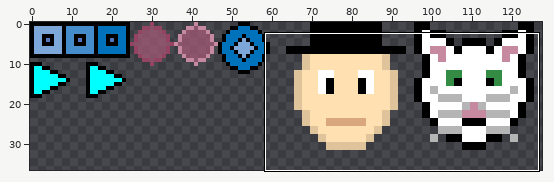
Sprite sheet: Tests/Examples/Content/SpriteSheets/UISpriteSheet.png. The first picture is a wide view before the edit; the outline marks the close-up.
Close-up. Before:
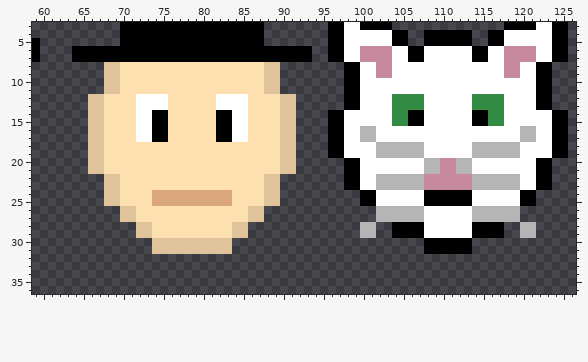
The file is 128x128 pixels. Shown: x 59..126, y 3..36. The wide view leaves out empty margins.
And afterwards:
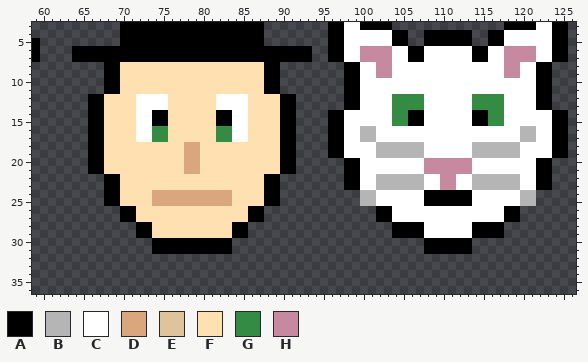
Palette (. is transparent): A #000000  B #b5b5b5  C #ffffff  D #daa67e  E #dec39b  F #ffe1b1  G #348b44  H #c789a0
What changed:
@@ x 59..126 @@
  7 A....AAAAAAAAAAAAAAAAAAAAAAAAAAAAAA..AACCHHHHCCAACCCCCCAACCHHHHCCAA.
- 8 .........EEFFFFFFFFFFFFFFFFFFEE........AACCHHCCCCCCCCCCCCCCHHCCAA...
- 9 .........EEFFFFFFFFFFFFFFFFFFEE........AACCHHCCCCCCCCCCCCCCHHCCAA...
-10 .........EEFFFFFFFFFFFFFFFFFFEE........AACCCCCCCCCCCCCCCCCCCCCCAA...
-11 .........EEFFFFFFFFFFFFFFFFFFEE........AACCCCCCCCCCCCCCCCCCCCCCAA...
-12 .......EEFFFFCCCCFFFFFFCCCCFFFFEE......AACCCCGGGGCCCCCCGGGGCCCCAA...
-13 .......EEFFFFCCCCFFFFFFCCCCFFFFEE......AACCCCGGGGCCCCCCGGGGCCCCAA...
-14 .......EEFFFFCCAAFFFFFFAACCFFFFEE....AACCCCCCGGAACCCCCCAAGGCCCCCCAA.
-15 .......EEFFFFCCAAFFFFFFAACCFFFFEE....AACCCCCCGGAACCCCCCAAGGCCCCCCAA.
-16 .......EEFFFFCCAAFFFFFFAACCFFFFEE....AACCBBCCCCCCCCCCCCCCCCCCBBCCAA.
-17 .......EEFFFFCCAAFFFFFFAACCFFFFEE....AACCBBCCCCCCCCCCCCCCCCCCBBCCAA.
-18 .......EEFFFFFFFFFFFFFFFFFFFFFFEE....AACCCCBBBBBBCCCCCCBBBBBBCCCCAA.
-19 .......EEFFFFFFFFFFFFFFFFFFFFFFEE....AACCCCBBBBBBCCCCCCBBBBBBCCCCAA.
-20 .......EEFFFFFFFFFFFFFFFFFFFFFFEE......AACCCCCCCCBBHHBBCCCCCCCCAA...
-21 .......EEFFFFFFFFFFFFFFFFFFFFFFEE......AACCCCCCCCBBHHBBCCCCCCCCAA...
-22 .........EEFFFFFFFFFFFFFFFFFFEE........AACCBBBBBBHHHHHHBBBBBBCCAA...
-23 .........EEFFFFFFFFFFFFFFFFFFEE........AACCBBBBBBHHHHHHBBBBBBCCAA...
-24 .........EEFFFFDDDDDDDDDDFFFFEE..........AACCCCCCAAAAAACCCCCCAA.....
-25 .........EEFFFFDDDDDDDDDDFFFFEE..........AACCCCCCAAAAAACCCCCCAA.....
-26 ...........EEFFFFFFFFFFFFFFEE..............BBBBBBCCCCCCBBBBBB.......
-27 ...........EEFFFFFFFFFFFFFFEE..............BBBBBBCCCCCCBBBBBB.......
-28 .............EEFFFFFFFFFFEE..............BB..AAAACCCCCCAAAA..BB.....
-29 .............EEFFFFFFFFFFEE..............BB..AAAACCCCCCAAAA..BB.....
-30 ...............EEEEEEEEEE........................AAAAAA.............
-31 ...............EEEEEEEEEE........................AAAAAA.............
+ 8 .........AAFFFFFFFFFFFFFFFFFFAA........AACCHHCCCCCCCCCCCCCCHHCCAA...
+ 9 .........AAFFFFFFFFFFFFFFFFFFAA........AACCHHCCCCCCCCCCCCCCHHCCAA...
+10 .........AAFFFFFFFFFFFFFFFFFFAA........AACCCCCCCCCCCCCCCCCCCCCCAA...
+11 .........AAFFFFFFFFFFFFFFFFFFAA........AACCCCCCCCCCCCCCCCCCCCCCAA...
+12 .......AAFFFFCCCCFFFFFFCCCCFFFFAA......AACCCCGGGGCCCCCCGGGGCCCCAA...
+13 .......AAFFFFCCCCFFFFFFCCCCFFFFAA......AACCCCGGGGCCCCCCGGGGCCCCAA...
+14 .......AAFFFFCCAAFFFFFFAACCFFFFAA....AACCCCCCGGAACCCCCCAAGGCCCCCCAA.
+15 .......AAFFFFCCAAFFFFFFAACCFFFFAA....AACCCCCCGGAACCCCCCAAGGCCCCCCAA.
+16 .......AAFFFFCCGGFFFFFFGGCCFFFFAA....AACCBBCCCCCCCCCCCCCCCCCCBBCCAA.
+17 .......AAFFFFCCGGFFFFFFGGCCFFFFAA....AACCBBCCCCCCCCCCCCCCCCCCBBCCAA.
+18 .......AAFFFFFFFFFFDDFFFFFFFFFFAA....AACCCCBBBBBBCCCCCCBBBBBBCCCCAA.
+19 .......AAFFFFFFFFFFDDFFFFFFFFFFAA....AACCCCBBBBBBCCCCCCBBBBBBCCCCAA.
+20 .......AAFFFFFFFFFFDDFFFFFFFFFFAA......AACCCCCCCCHHHHHHCCCCCCCCAA...
+21 .......AAFFFFFFFFFFDDFFFFFFFFFFAA......AACCCCCCCCHHHHHHCCCCCCCCAA...
+22 .........AAFFFFFFFFFFFFFFFFFFAA........AACCBBBBBBCCHHCCBBBBBBCCAA...
+23 .........AAFFFFFFFFFFFFFFFFFFAA........AACCBBBBBBCCHHCCBBBBBBCCAA...
+24 .........AAFFFFDDDDDDDDDDFFFFAA..........BBCCCCCCAAAAAACCCCCCBB.....
+25 .........AAFFFFDDDDDDDDDDFFFFAA..........BBCCCCCCAAAAAACCCCCCBB.....
+26 ...........AAFFFFFFFFFFFFFFAA..............AACCCCCCCCCCCCCCAA.......
+27 ...........AAFFFFFFFFFFFFFFAA..............AACCCCCCCCCCCCCCAA.......
+28 .............AAFFFFFFFFFFAA..................AAAACCCCCCAAAA.........
+29 .............AAFFFFFFFFFFAA..................AAAACCCCCCAAAA.........
+30 ...............AAAAAAAAAA........................AAAAAA.............
+31 ...............AAAAAAAAAA........................AAAAAA.............
 32 ....................................................................
